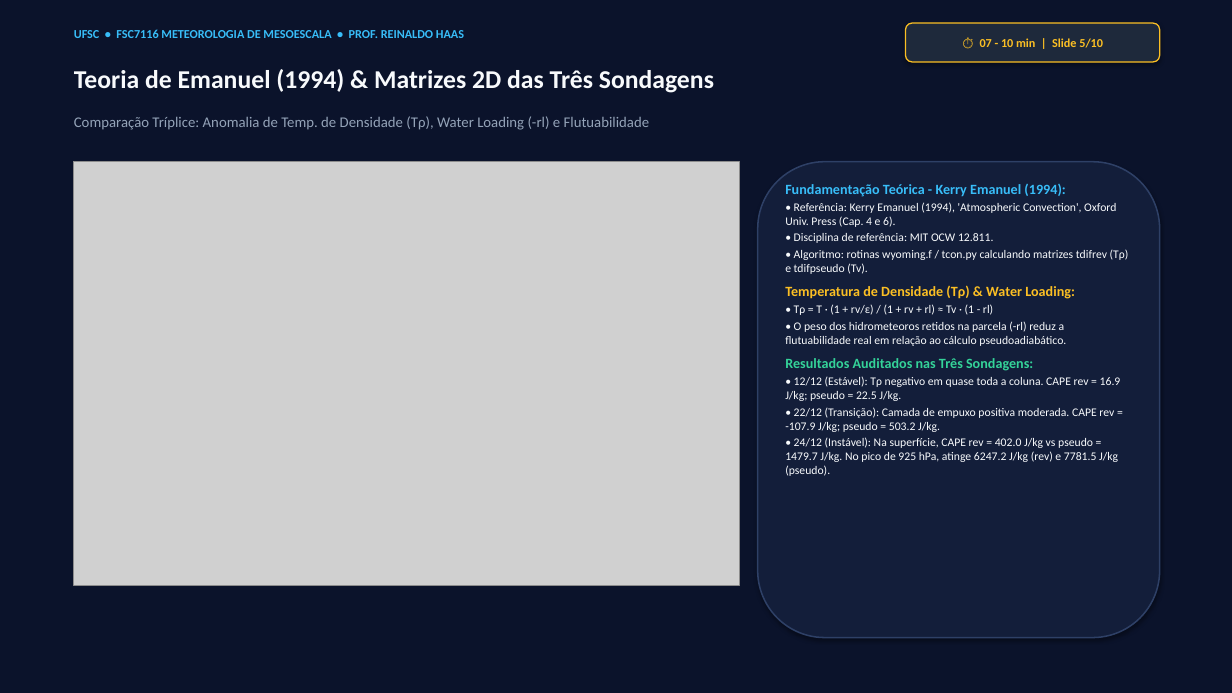
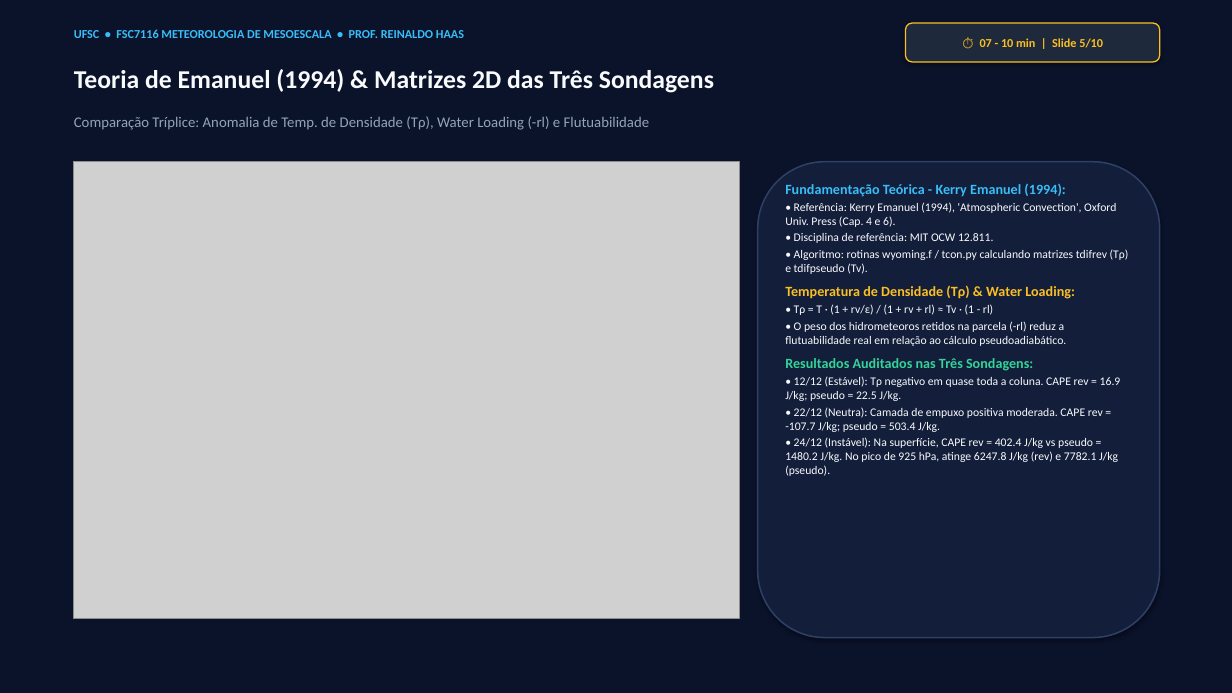
Before and after one commit to reinaldohaas/tarefa-meso, a slide deck: slide 5 of apresentacao_meso.pptx. Drawn at 1232x693 pixels with LibreOffice and Linux fonts; fonts in the diff are those of the drawing; grey boxes stand for pictures. Boxes give left, top, right and bottom in pixels: in the first picture for what was removed or moved away, otherwise in the second. Text is boxed around its words. In the diff, an @@ line names an element or a change of style, - is before the commit and + after.

```diff
--- a/apresentacao_meso.pptx
+++ b/apresentacao_meso.pptx
@@ picture: place and size @@
-picture at (74,162,739,586)
+picture at (74,162,739,619)
@@ text at (785,407,1118,476): text changed @@
-• 22/12 (Transição): Camada de empuxo positiva moderada. CAPE rev = -107.9 J/kg; pseudo = 503.2 J/kg.
-• 24/12 (Instável): Na superfície, CAPE rev = 402.0 J/kg vs pseudo = 1479.7 J/kg. No pico de 925 hPa, atinge 6247.2 J/kg (rev) e 7781.5 J/kg (pseudo).
+• 22/12 (Neutra): Camada de empuxo positiva moderada. CAPE rev = -107.7 J/kg; pseudo = 503.4 J/kg.
+• 24/12 (Instável): Na superfície, CAPE rev = 402.4 J/kg vs pseudo = 1480.2 J/kg. No pico de 925 hPa, atinge 6247.8 J/kg (rev) e 7782.1 J/kg (pseudo).
```
Also in this commit, not shown: 7 other slides changed, 37 other files.
